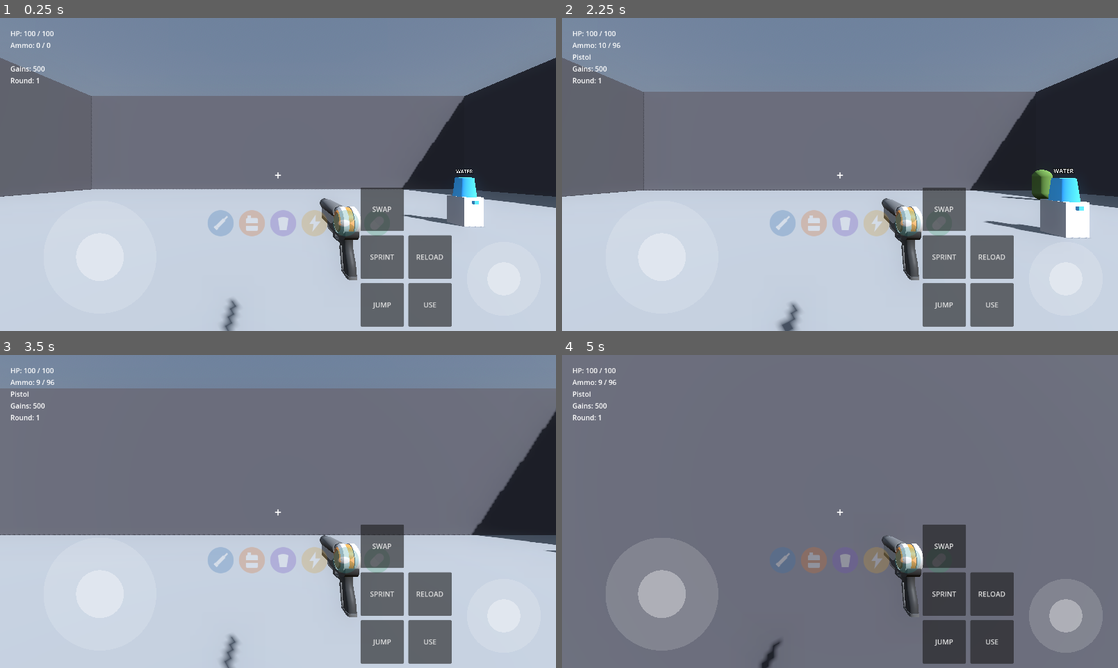
Above: before the commit, frames 1-4 (two rows, left to right).
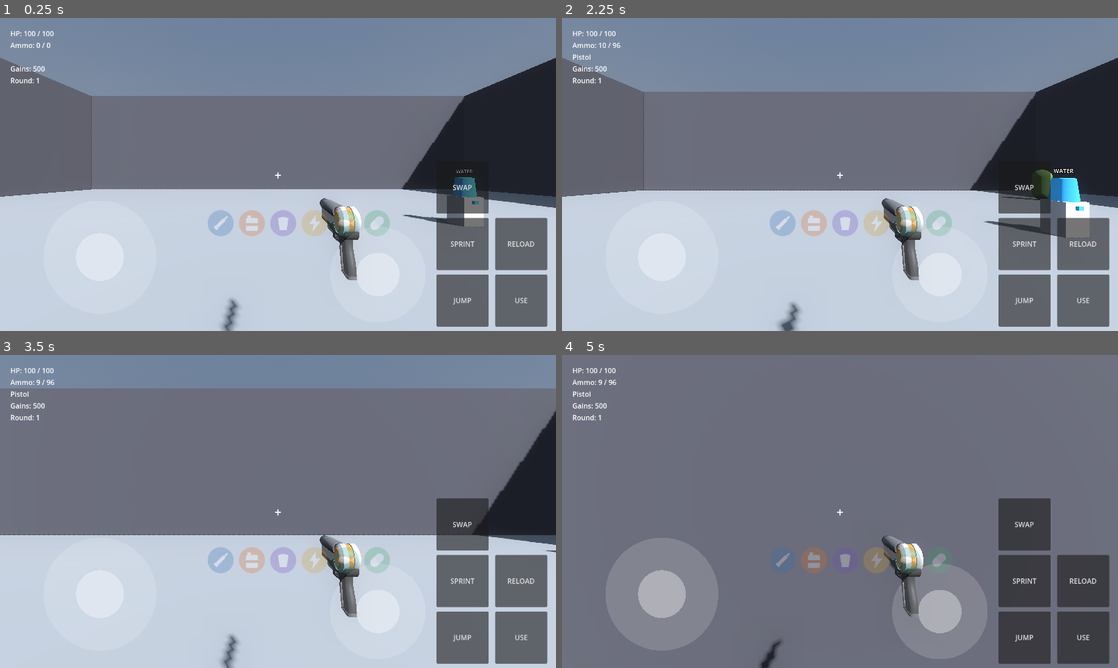
Above: after the commit, the same moments.

Repository: nateomach1-debug/jacked-undead
Game: Godot game, scene res://scenes/main/main.tscn
The game is run twice, just before and just after one commit, with the same random seed, the same clock (stepped at 60 frames per second) and the same inputs.
Inputs (mouse positions are in pixels of both pictures, inside the frame that each line leads up to):
- Up to frame 1 (0.25 s): no input
- Up to frame 2 (2.25 s): click "USE" at 0.5 s; click "JUMP" at 1.25 s; move the mouse to (867, 174) at 2.02 s; hold W (move_forward) from 2.03 s (still down); tap F (interact) at 2.1 s
- Up to frame 3 (3.5 s): keep holding W (move_forward); tap Space (jump) at 2.27, 3.02 s; move the mouse to (250, 511) at 2.77 s; click (250, 511) at 2.85 s
- Up to frame 4 (5 s): keep holding W (move_forward); move the mouse to (851, 505) at 3.52 s; hold Ctrl (sprint) 3.53-4.28 s; move the mouse to (834, 517) at 4.27 s; tap F (interact) at 4.35 s; tap Space (jump) at 4.52 s

The runs differ from the first frame. In frame 1, 12% of the frame differs, in the area x 61-99%, y 48-99%; in frame 2, 12%; in frame 3, 12%; in frame 4, 12%, in the area x 61-99%, y 45-99%.

Commit message:
Adjust touch control layout and dimensions
Updated button offsets and sizes for touch controls.

Diff:
--- a/scenes/main/touch_controls.tscn
+++ b/scenes/main/touch_controls.tscn
@@ -28,13 +28,13 @@
 anchor_top = 1.0
 anchor_right = 1.0
 anchor_bottom = 1.0
-offset_left = -220.0
-offset_top = -220.0
-offset_right = -20.0
-offset_bottom = -20.0
+offset_left = -530.0
+offset_top = -250.0
+offset_right = -290.0
+offset_bottom = -10.0
 script = ExtResource("3")
-base_radius = 85.0
-knob_radius = 38.0
+base_radius = 110.0
+knob_radius = 50.0
 fire_action = "shoot"
 
 [node name="Cluster" type="Control" parent="."]
@@ -48,9 +48,9 @@
 anchor_top = 1.0
 anchor_right = 1.0
 anchor_bottom = 1.0
-offset_left = -340.0
-offset_top = -110.0
-offset_right = -240.0
+offset_left = -140.0
+offset_top = -130.0
+offset_right = -20.0
 offset_bottom = -10.0
 focus_mode = 0
 text = "USE"
@@ -60,10 +60,10 @@
 anchor_top = 1.0
 anchor_right = 1.0
 anchor_bottom = 1.0
-offset_left = -340.0
-offset_top = -220.0
-offset_right = -240.0
-offset_bottom = -120.0
+offset_left = -140.0
+offset_top = -260.0
+offset_right = -20.0
+offset_bottom = -140.0
 focus_mode = 0
 text = "RELOAD"
 
@@ -72,9 +72,9 @@
 anchor_top = 1.0
 anchor_right = 1.0
 anchor_bottom = 1.0
-offset_left = -450.0
-offset_top = -110.0
-offset_right = -350.0
+offset_left = -275.0
+offset_top = -130.0
+offset_right = -155.0
 offset_bottom = -10.0
 focus_mode = 0
 text = "JUMP"
@@ -84,10 +84,10 @@
 anchor_top = 1.0
 anchor_right = 1.0
 anchor_bottom = 1.0
-offset_left = -450.0
-offset_top = -220.0
-offset_right = -350.0
-offset_bottom = -120.0
+offset_left = -275.0
+offset_top = -260.0
+offset_right = -155.0
+offset_bottom = -140.0
 focus_mode = 0
 text = "SPRINT"
 
@@ -96,9 +96,9 @@
 anchor_top = 1.0
 anchor_right = 1.0
 anchor_bottom = 1.0
-offset_left = -450.0
-offset_top = -330.0
-offset_right = -350.0
-offset_bottom = -230.0
+offset_left = -275.0
+offset_top = -390.0
+offset_right = -155.0
+offset_bottom = -270.0
 focus_mode = 0
 text = "SWAP"
